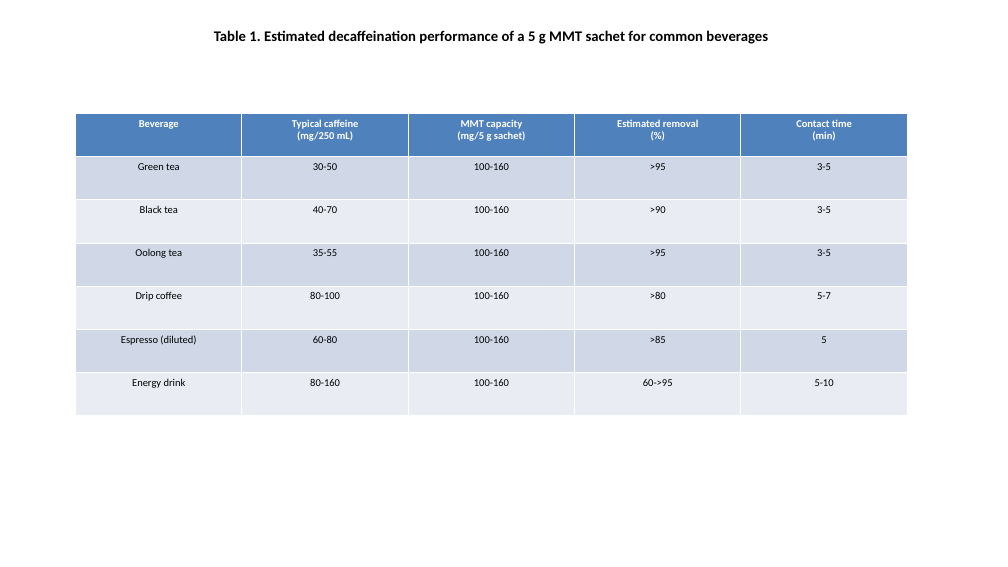
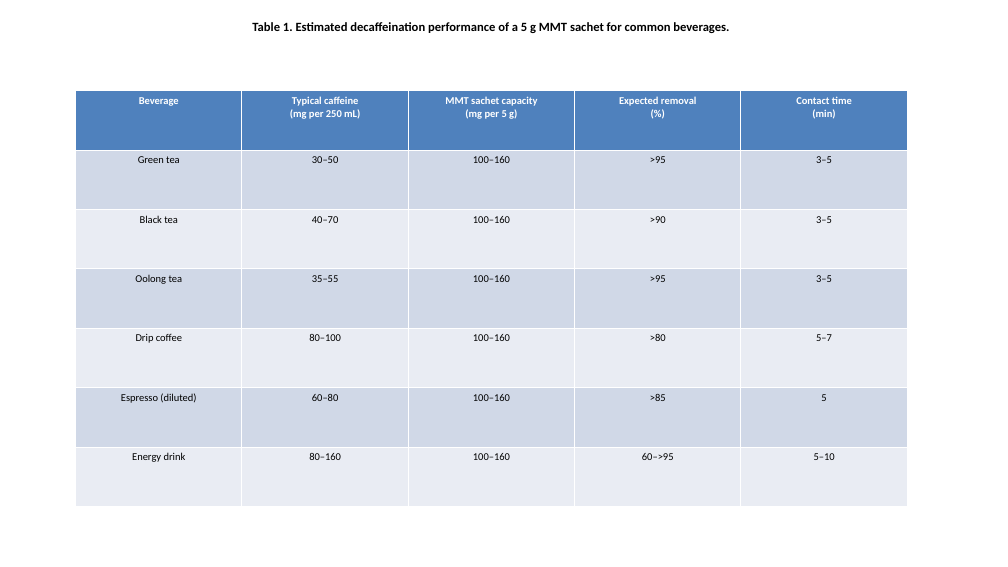
Before and after one commit to bougtoir/medical-accident-its-analysis, a slide deck: slide 4 of montmorillonite_decaf/figures_tables.pptx (slide 2 before the commit). Drawn at 1008x567 pixels with LibreOffice and Linux fonts; fonts in the diff are those of the drawing. Boxes give left, top, right and bottom in pixels: in the first picture for what was removed or moved away, otherwise in the second. Text is boxed around its words. In the diff, an @@ line names an element or a change of style, - is before the commit and + after.

```diff
--- a/montmorillonite_decaf/figures_tables.pptx
+++ b/montmorillonite_decaf/figures_tables.pptx
@@ text at [252,22,729,33]: text changed; size 14 to 12 pt @@
-Table 1. Estimated decaffeination performance of a 5 g MMT sachet for common beverages
+Table 1. Estimated decaffeination performance of a 5 g MMT sachet for common beverages.
@@ table at [76,91,907,507] @@
-row 1: Beverage | Typical caffeine / (mg/250 mL) | MMT capacity / (mg/5 g sachet) | Estimated removal / (%) | Contact time / (min)
+row 1: Beverage | Typical caffeine / (mg per 250 mL) | MMT sachet capacity / (mg per 5 g) | Expected removal / (%) | Contact time / (min)
-row 2: Green tea | 30-50 | 100-160 | >95 | 3-5
+row 2: Green tea | 30–50 | 100–160 | >95 | 3–5
-row 3: Black tea | 40-70 | 100-160 | >90 | 3-5
+row 3: Black tea | 40–70 | 100–160 | >90 | 3–5
-row 4: Oolong tea | 35-55 | 100-160 | >95 | 3-5
+row 4: Oolong tea | 35–55 | 100–160 | >95 | 3–5
-row 5: Drip coffee | 80-100 | 100-160 | >80 | 5-7
+row 5: Drip coffee | 80–100 | 100–160 | >80 | 5–7
-row 6, column 2: 60-80
+row 6, column 2: 60–80
-row 6, column 3: 100-160
+row 6, column 3: 100–160
-row 7: Energy drink | 80-160 | 100-160 | 60->95 | 5-10
+row 7: Energy drink | 80–160 | 100–160 | 60–>95 | 5–10
@@ table: place and size @@
-table at [76,113,907,416]
+table at [76,91,907,507]
```
Also in this commit, not shown: 1 other slide changed, 3 slides added, 1 slide removed, 3 other files.
